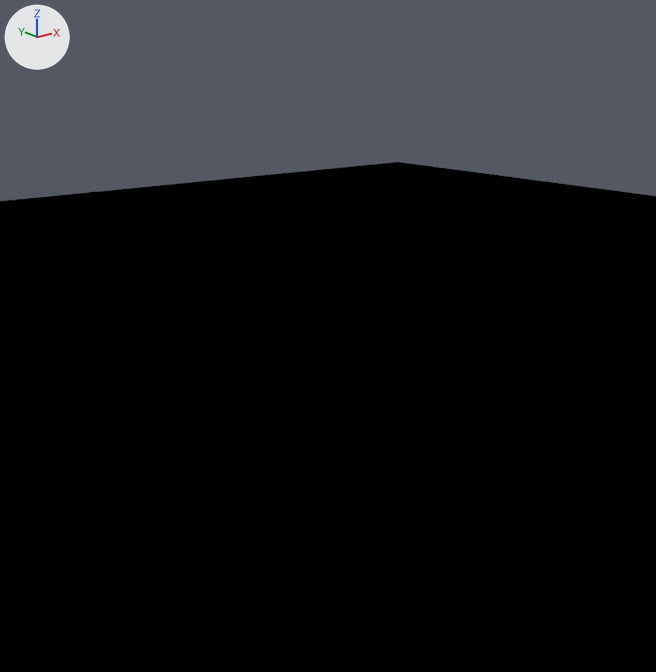
A saved change to the Blender file Blends/Flame Rat.blend.
Camera for both pictures: a 50 mm lens placed at (-1.46, -2.23, 1.8), pointed at (0.16, -0.2, 0.99). Lighting does not change. The marker at upper left points along +X, +Y and +Z. The picture after the commit comes second.

The first picture shows 'FloorClip'.
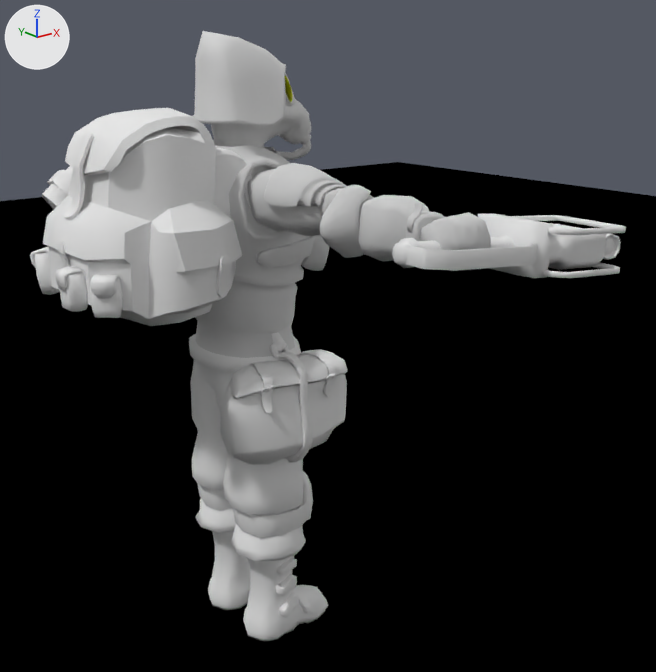
Boxes (x1, y1, x2, y2) around the edits, measured in the pictures (656 x 672 px):
'SK_NPC_LabRat.001', added
    after: (189, 31, 491, 641)
    faces in mat_m_labratlegs (its picture is missing): (189, 332, 348, 641)
    faces in mat_m_labrattorso (its picture is missing): (195, 140, 491, 358)
    faces in mat_m_labrathelmet (its picture is missing): (193, 31, 312, 160)
'SM_RatPack.001', added
    after: (30, 108, 252, 326)
'SK_RatScanner.001', added
    after: (392, 214, 626, 278)

What changed in the scene script:
```text
Add ng_abiotic_bsdf:
    ng_abiotic_bsdf = bpy.data.node_groups.new('Abiotic BSDF', 'ShaderNodeTree')
    # nodes: AddShader, BsdfAnisotropic, BsdfPrincipled, Math, Mix, Value
    # colours: white #e7e7e7, white #ffffff
Add mat_m_scanner:
    mat_m_scanner = bpy.data.materials.new('M_Scanner')
    # nodes: Group, OutputMaterial
    # colours: white #e7e7e7, black #000000
Add mat_m_ratpack:
    mat_m_ratpack = bpy.data.materials.new('M_RatPack')
    # nodes: Group, OutputMaterial
    # colours: white #e7e7e7, black #000000, white #ffffff
Add mat_m_glass_lens_gold:
    mat_m_glass_lens_gold = bpy.data.materials.new('M_Glass_Lens_Gold')
    # nodes: Group, LayerWeight, Math, Mix, OutputMaterial, RGB
    # colours: yellow #f9ff23, dark yellow #303202, white #ffffff
Add mat_m_labratlegs:
    mat_m_labratlegs = bpy.data.materials.new('M_LabRatLegs')
    # nodes: Group, OutputMaterial
    # colours: white #e7e7e7, black #000000, white #ffffff
Add mat_m_labrathelmet:
    mat_m_labrathelmet = bpy.data.materials.new('M_LabRatHelmet')
    # nodes: Group, OutputMaterial
    # colours: white #e7e7e7, grey #bcbcbc, white #ffffff
Add mat_m_labrattorso:
    mat_m_labrattorso = bpy.data.materials.new('M_LabRatTorso')
    # nodes: Group, OutputMaterial
    # colours: white #e7e7e7, grey #bcbcbc, white #ffffff
Add me_sk_ratscanner:
    me_sk_ratscanner.from_pydata(...)  # 1136 vertices, 1216 faces; spans x -15.7..13.4, y -6.5..5.8, z -9.2..55.1
    me_sk_ratscanner.materials.append(mat_m_scanner)  # its picture is missing
Add me_sm_ratpack:
    me_sm_ratpack.from_pydata(...)  # 1460 vertices, 1706 faces; spans x -46.6..8.3, y -26.7..30.5, z -27.5..27.5
    me_sm_ratpack.materials.append(mat_m_ratpack)  # its picture is missing
Add me_sk_npc_labrat:
    me_sk_npc_labrat.from_pydata(...)  # 7470 vertices, 9288 faces; spans x -21.0..27.0, y -91.0..91.0, z 0.0..185.0
    # faces by material slot: [1520, 3884, 3744, 140]
    me_sk_npc_labrat.materials.append(mat_m_labrathelmet)  # its picture is missing
    me_sk_npc_labrat.materials.append(mat_m_labrattorso)  # its picture is missing
    me_sk_npc_labrat.materials.append(mat_m_labratlegs)  # its picture is missing
    me_sk_npc_labrat.materials.append(mat_m_glass_lens_gold)
Add ob_sk_ratscanner_001:
    ob_sk_ratscanner_001 = bpy.data.objects.new('SK_RatScanner.001', me_sk_ratscanner)
    ob_sk_ratscanner_001.location = (-0.067, -0.846, 1.382)
    ob_sk_ratscanner_001.rotation_euler = (-1.652, -0.0095, -1.613)  # degrees (-95, -0.5, -92)
    ob_sk_ratscanner_001.scale = (0.01, 0.01, 0.01)
Add ob_sm_ratpack_001:
    ob_sm_ratpack_001 = bpy.data.objects.new('SM_RatPack.001', me_sm_ratpack)
    ob_sm_ratpack_001.location = (-0.13, 0.0, 1.38)
    ob_sm_ratpack_001.scale = (0.01, 0.01, 0.01)
Add ob_sk_npc_labrat_001:
    ob_sk_npc_labrat_001 = bpy.data.objects.new('SK_NPC_LabRat.001', me_sk_npc_labrat)
    ob_sk_npc_labrat_001.location = (0.0, 0.0, 0.0)
    ob_sk_npc_labrat_001.scale = (0.01, 0.01, 0.01)
```
